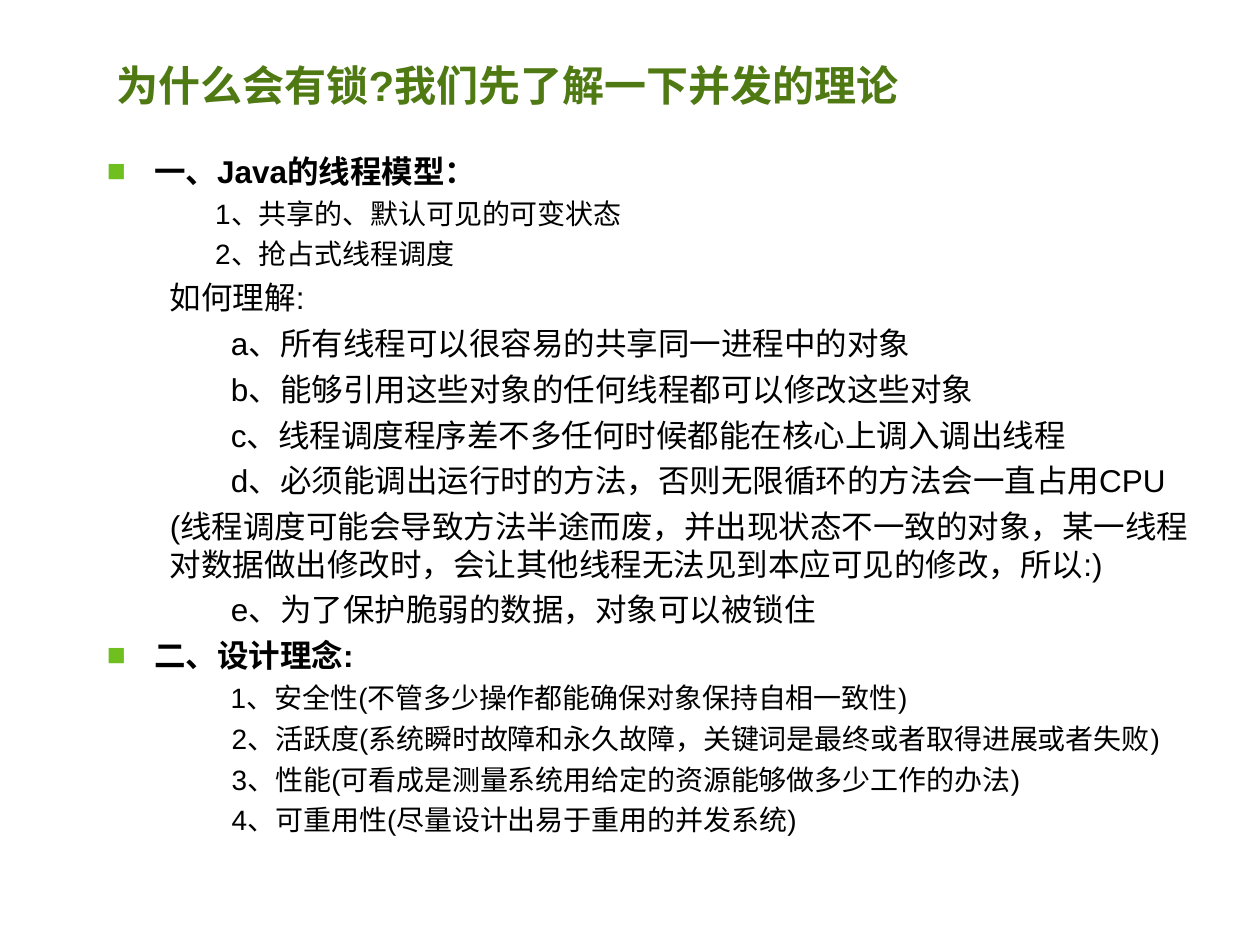
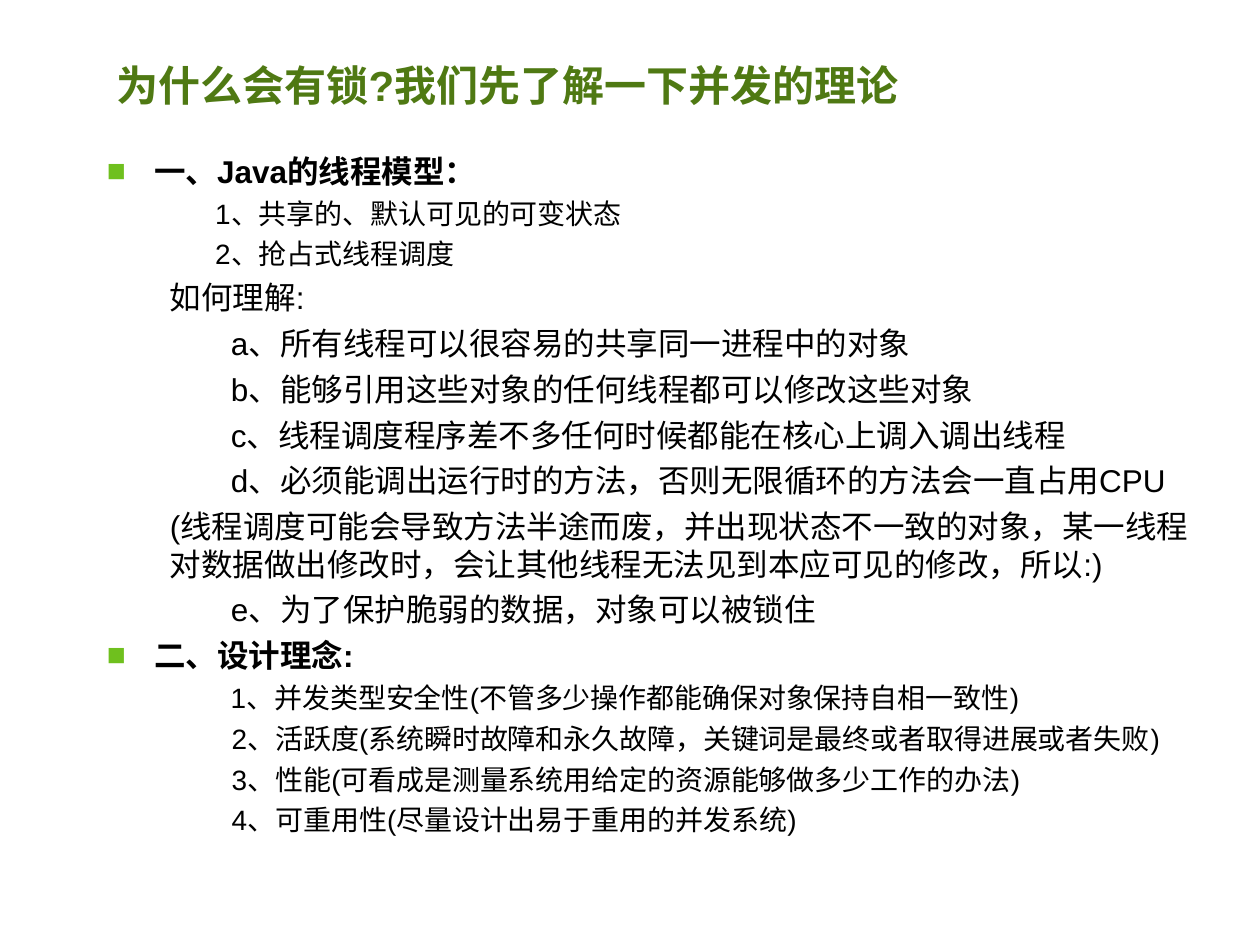
Before and after one commit to aj23pwt/AlgorithmsLearningRoad, a slide deck: slide 5 of 共同学习Java的锁.ppt (slide 3 before the commit). Drawn at 1260x945 pixels with LibreOffice and Linux fonts; fonts in the diff are those of the drawing; background and template pictures are left out. Boxes give left, top, right and bottom in pixels: in the first picture for what was removed or moved away, otherwise in the second. Text is boxed around its words. In the diff, an @@ line names an element or a change of style, - is before the commit and + after.

```diff
--- a/共同学习Java的锁.ppt
+++ b/共同学习Java的锁.ppt
@@ text at [231,687,1020,714]: text changed @@
-1、安全性(不管多少操作都能确保对象保持自相一致性)
+1、并发类型安全性(不管多少操作都能确保对象保持自相一致性)
```
Also in this commit, not shown: 2 other slides changed, 13 slides added, 1 other file.
